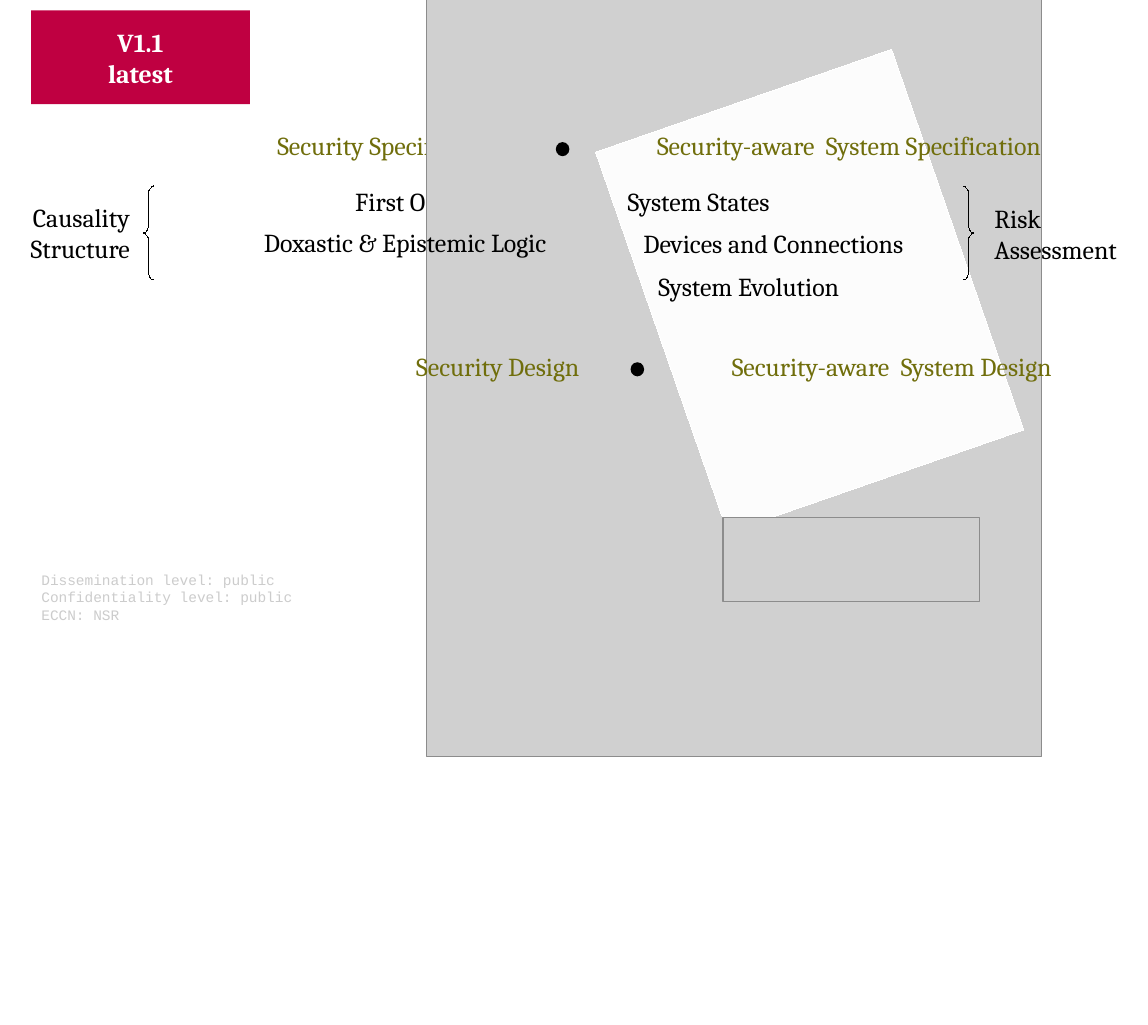
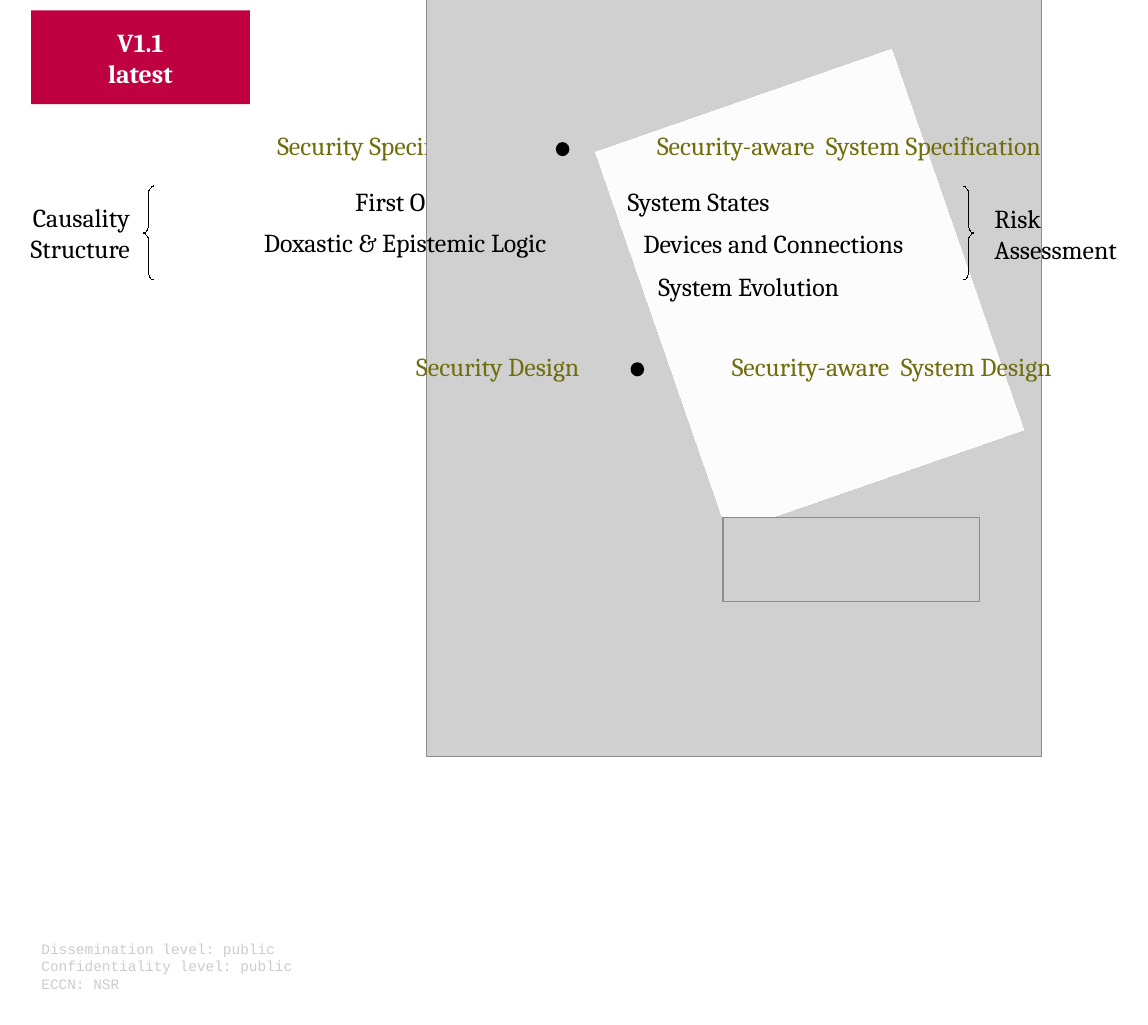
Before and after one commit to v-research/cybersecurity, a slide deck: slide 12 of images/v-research_images_v1.0.odp. Drawn at 1148x1025 pixels with LibreOffice and Linux fonts; fonts in the diff are those of the drawing; grey boxes stand for pictures. Boxes give left, top, right and bottom in pixels: in the first picture for what was removed or moved away, otherwise in the second. Text is boxed around its words. In the diff, an @@ line names an element or a change of style, - is before the commit and + after.

```diff
--- a/images/v-research_images_v1.0.odp
+++ b/images/v-research_images_v1.0.odp
@@ text "Dissemination level: public": place and size @@
-text "Dissemination level: public" at bbox=[41, 575, 292, 620]
+text "Dissemination level: public" at bbox=[41, 944, 292, 989]
```
Also in this commit, not shown: 1 slide added, 4 other files.
